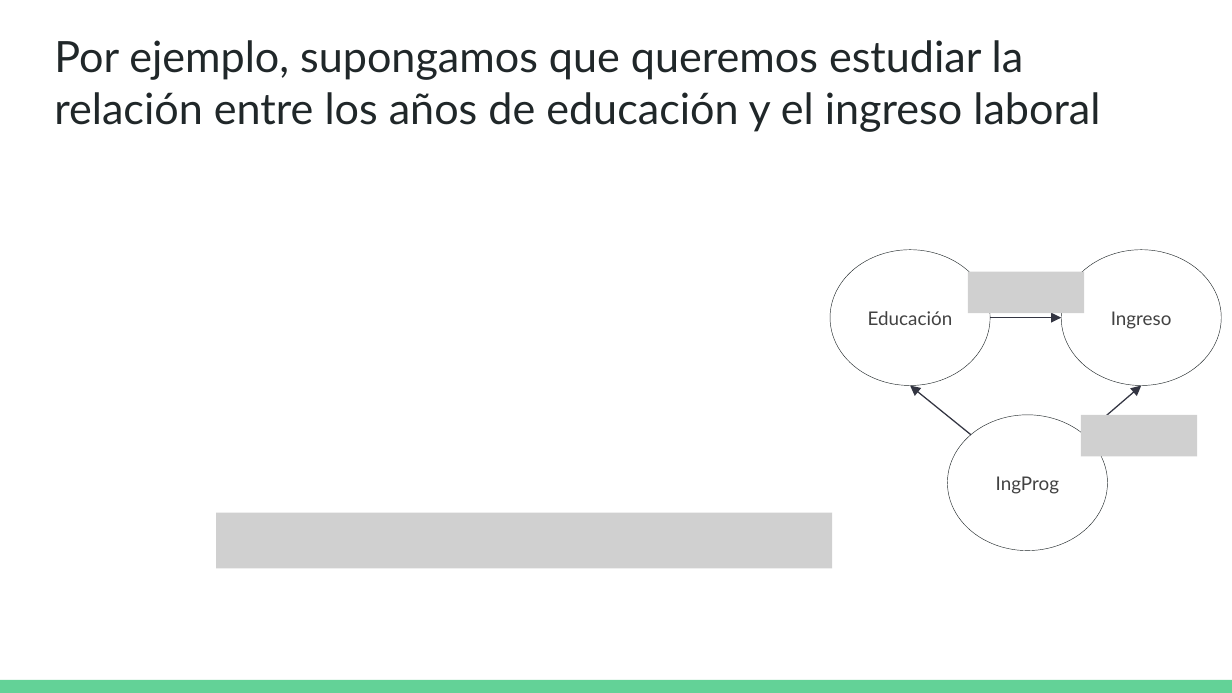
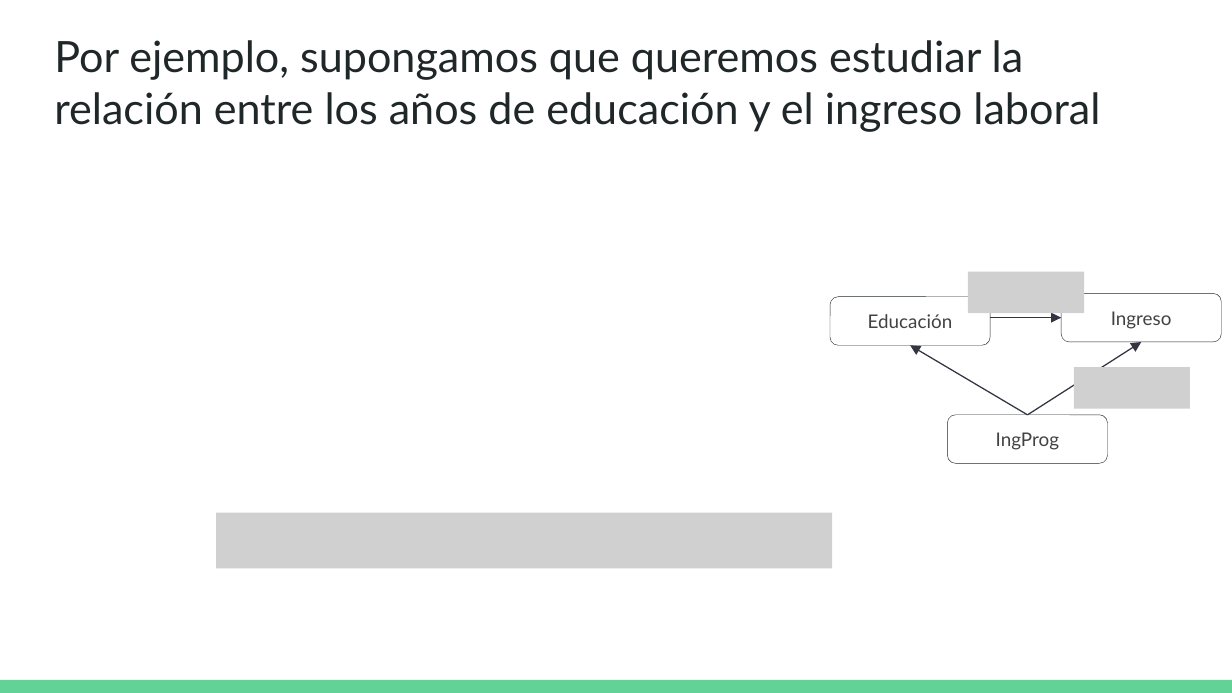
Before and after one commit to DCSCyHD/2023_modulo_3, a slide deck: slide 10 of clase3/teorica_3.pptx. Drawn at 1232x693 pixels with LibreOffice and Linux fonts; fonts in the diff are those of the drawing; grey boxes stand for pictures. Boxes give left, top, right and bottom in pixels: in the first picture for what was removed or moved away, otherwise in the second. Text is boxed around its words. In the diff, an @@ line names an element or a change of style, - is before the commit and + after.

```diff
--- a/clase3/teorica_3.pptx
+++ b/clase3/teorica_3.pptx
@@ rounded rectangle "Educación": place and size @@
-rounded rectangle "Educación" at (830, 250, 991, 386)
+rounded rectangle "Educación" at (830, 297, 991, 345)
@@ rounded rectangle "Ingreso": place and size @@
-rounded rectangle "Ingreso" at (1061, 250, 1221, 386)
+rounded rectangle "Ingreso" at (1061, 293, 1221, 341)
@@ arrow moved from (971, 435) - (910, 386) to (1027, 415) - (910, 345) @@
@@ arrow moved from (1084, 435) - (1141, 386) to (1027, 415) - (1141, 342) @@
@@ picture added at (1074, 367, 1190, 409) @@
@@ ellipse to rounded rectangle in 3 elements at (1061, 293, 1221, 341), (830, 297, 991, 345), (947, 415, 1108, 463) @@
@@ rounded rectangle "IngProg": place and size @@
-rounded rectangle "IngProg" at (947, 415, 1108, 551)
+rounded rectangle "IngProg" at (947, 415, 1108, 463)
@@ picture removed at (1080, 415, 1196, 457) @@
```
Also in this commit, not shown: 4 other slides changed, 5 slides added, 7 slides removed, 1 other file.
